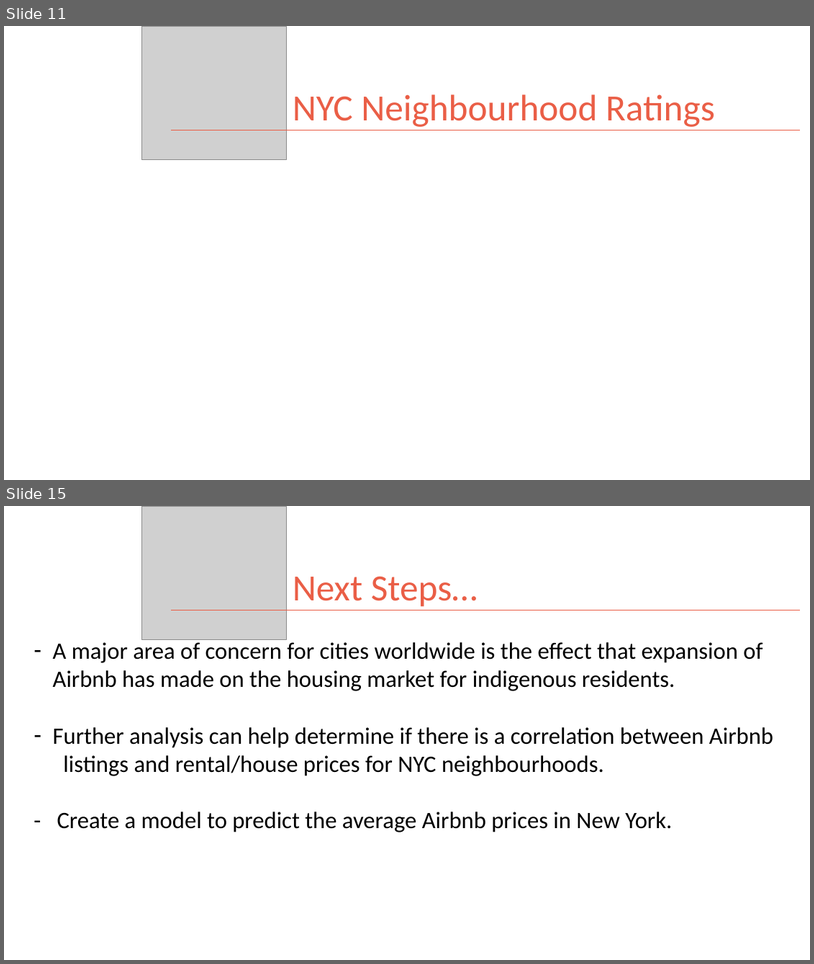
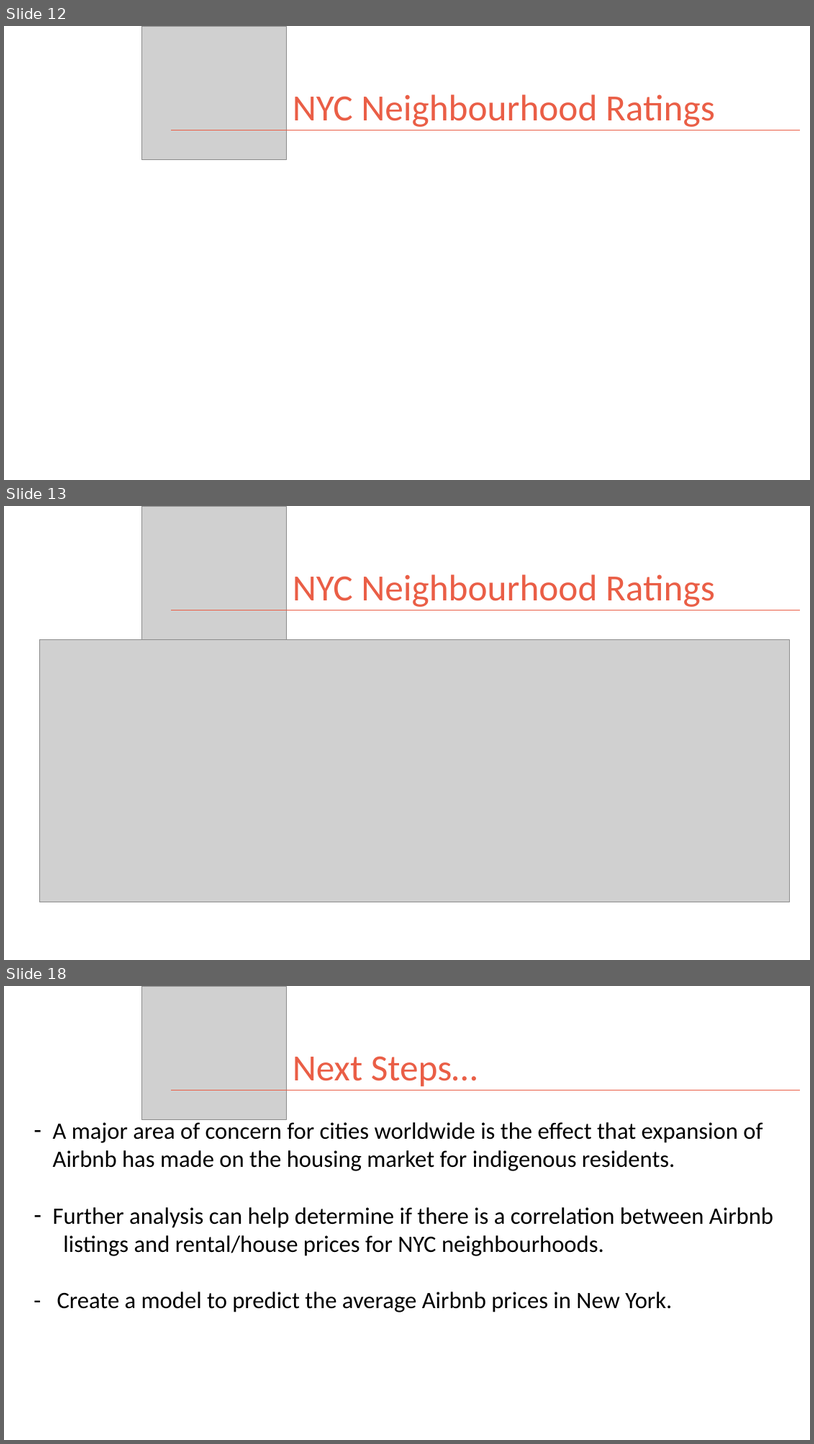
Before and after one commit to kman4/Airbnb_analysis_NYC, a slide deck: Airbnb NYC Analysis Presentation Deck.pptx. Shown one above the other, each under a label of ours: slides 11 and 15 before the commit, slides 12, 13 and 18 after it; the slides between them are not shown. The pictures are 814x964 and 814x1444 pixels, drawn with LibreOffice and Linux fonts; fonts in the diff are those of the drawing; grey boxes stand for pictures. Boxes give left, top, right and bottom in pixels: in the first picture for what was removed or moved away, otherwise in the second. Text is boxed around its words. In the diff, an @@ line names an element or a change of style, - is before the commit and + after.

```diff
--- a/Airbnb NYC Analysis Presentation Deck.pptx
+++ b/Airbnb NYC Analysis Presentation Deck.pptx
@@ slide 13 added at (x1=4, y1=506, x2=810, y2=960), background #FFFFFF @@
@@ picture added at (x1=142, y1=506, x2=286, y2=640) @@
@@ title added at (x1=293, y1=574, x2=715, y2=607), 44 pt, text #EA5E46 @@
+NYC Neighbourhood Ratings
@@ line added from (171, 610) to (801, 610), #EA5E46 1 pt @@
@@ picture added at (x1=40, y1=640, x2=790, y2=901) @@
@@ what was slide 11 is now slide 12 @@
@@ what was slide 15 is now slide 18 @@
```
Also in this commit, not shown: 9 slides changed, 6 other slides added, 2 slides removed.
